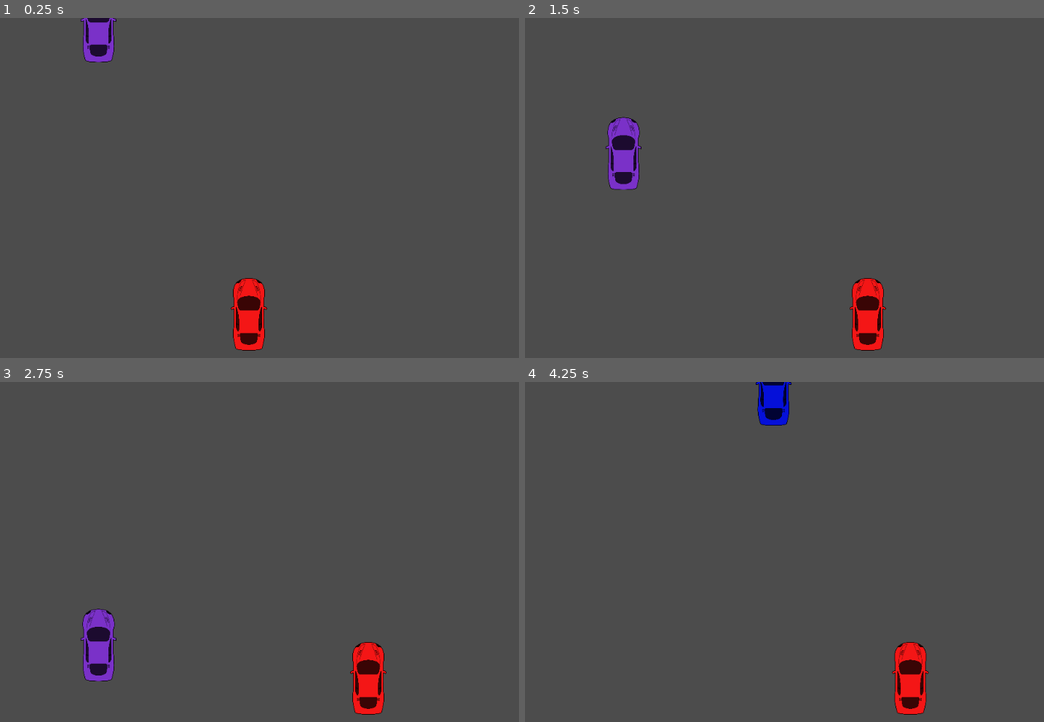
Above: before the commit, frames 1-4 (two rows, left to right).
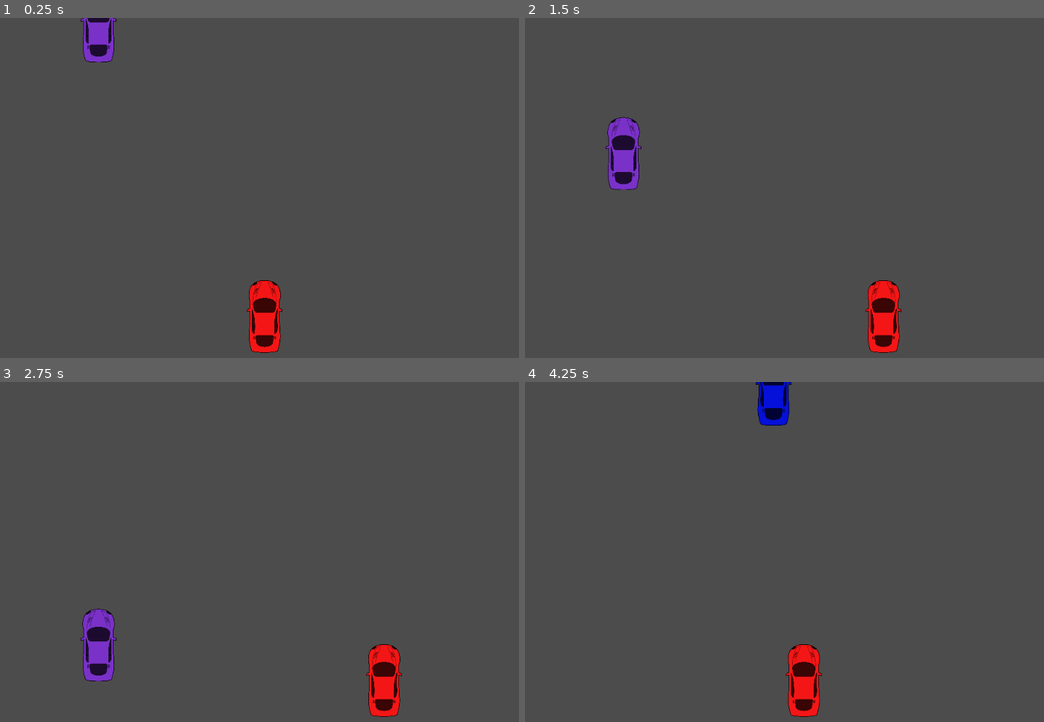
Above: after the commit, the same moments.

Repository: ironecally/RoadRacer
Game: Godot game, scene res://Scenes/scn_main.tscn
Two runs of this game, one before a commit and one after it. Both use one fixed random seed, a clock stepped at 60 frames per second and the inputs below.
Inputs:
- Up to frame 1 (0.25 s): no input
- Up to frame 2 (1.5 s): hold Right (ui_right) 0.53-1.28 s; hold Left (ui_left) from 1.28 s (still down)
- Up to frame 3 (2.75 s): release Left (ui_left) at 2.03 s; hold Right (ui_right) from 2.03 s (still down)
- Up to frame 4 (4.25 s): release Right (ui_right) at 3.53 s; hold Left (ui_left) from 3.53 s (still down)

The runs differ from the first frame. In frame 1, 1.6% of the frame differs, in the area x 44-55%, y 76-99%; in frame 2, 1.6%; in frame 3, 1.6%; in frame 4, 2.5%, in the area x 50-78%, y 76-99%.

Commit message:
give moving border for the player

Diff:
--- a/Scenes/scn_main.tscn
+++ b/Scenes/scn_main.tscn
@@ -10,7 +10,7 @@
 }
 
 [node name="Player" parent="." instance=ExtResource( 1 )]
-position = Vector2( 534.98, 522.948 )
+position = Vector2( 562.698, 526.728 )
 
 [node name="Spawner1" type="Node2D" parent="."]
 position = Vector2( 270.506, -30.51 )
@@ -26,6 +26,6 @@
 autostart = true
 
 [node name="ScoreTrigger" type="Node2D" parent="."]
-position = Vector2( 32, 582 )
+position = Vector2( 0.501968, 598.379 )
 
 [connection signal="timeout" from="Timer" to="." method="_on_Spawn_Cooldown"]
--- a/Script/GameManager.gd
+++ b/Script/GameManager.gd
@@ -15,13 +15,10 @@
 	spawner.append($Spawner2)
 	spawner.append($Spawner3)
 
-	print(spawner[0].position.x)
-
+	# first car spawn, feel free to omit
 	var car_spawned = car.instance()
-
 	rng.randomize()
 	var i = rng.randi_range(0,2)
-
 	spawner[i].add_child(car_spawned)
 
 	pass # Replace with function body.
@@ -30,17 +27,12 @@
 # Called every frame. 'delta' is the elapsed time since the previous frame.
 func _process(delta):
 
-
-
 	pass
 
 
 func _on_Spawn_Cooldown():
 	var car_spawned = car.instance()
-
 	rng.randomize()
 	var i = rng.randi_range(0,2)
-
 	spawner[i].add_child(car_spawned)
-
 	pass # Replace with function body.
--- a/Script/Player_script.gd
+++ b/Script/Player_script.gd
@@ -1,4 +1,4 @@
-extends Sprite
+extends Node2D
 
 
 # Declare member variables here. Examples:
@@ -15,12 +15,11 @@
 # Called every frame. 'delta' is the elapsed time since the previous frame.
 func _process(delta):
 	# check input user
-
-	if(Input.is_action_pressed("ui_left")):
-		print("left is pressed")
-		position.x -= speed
-	elif(Input.is_action_pressed("ui_right")):
-		print("right is pressed")
-		position.x += speed
-
+	if(position.x >100 && position.x < 800):
+		if(Input.is_action_pressed("ui_left")):
+			if (position.x - speed > 100):
+				position.x -= speed
+		elif(Input.is_action_pressed("ui_right")):
+			if (position.x + speed < 800):
+				position.x += speed
 	pass
Not shown: 1 places in Scenes/obj_Player.tscn that only renumber resources
